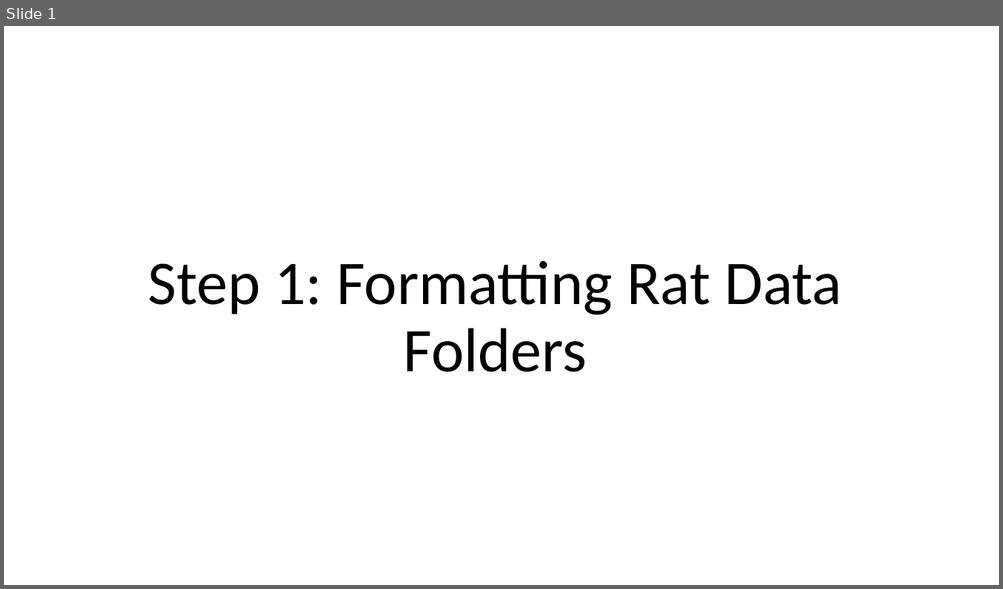
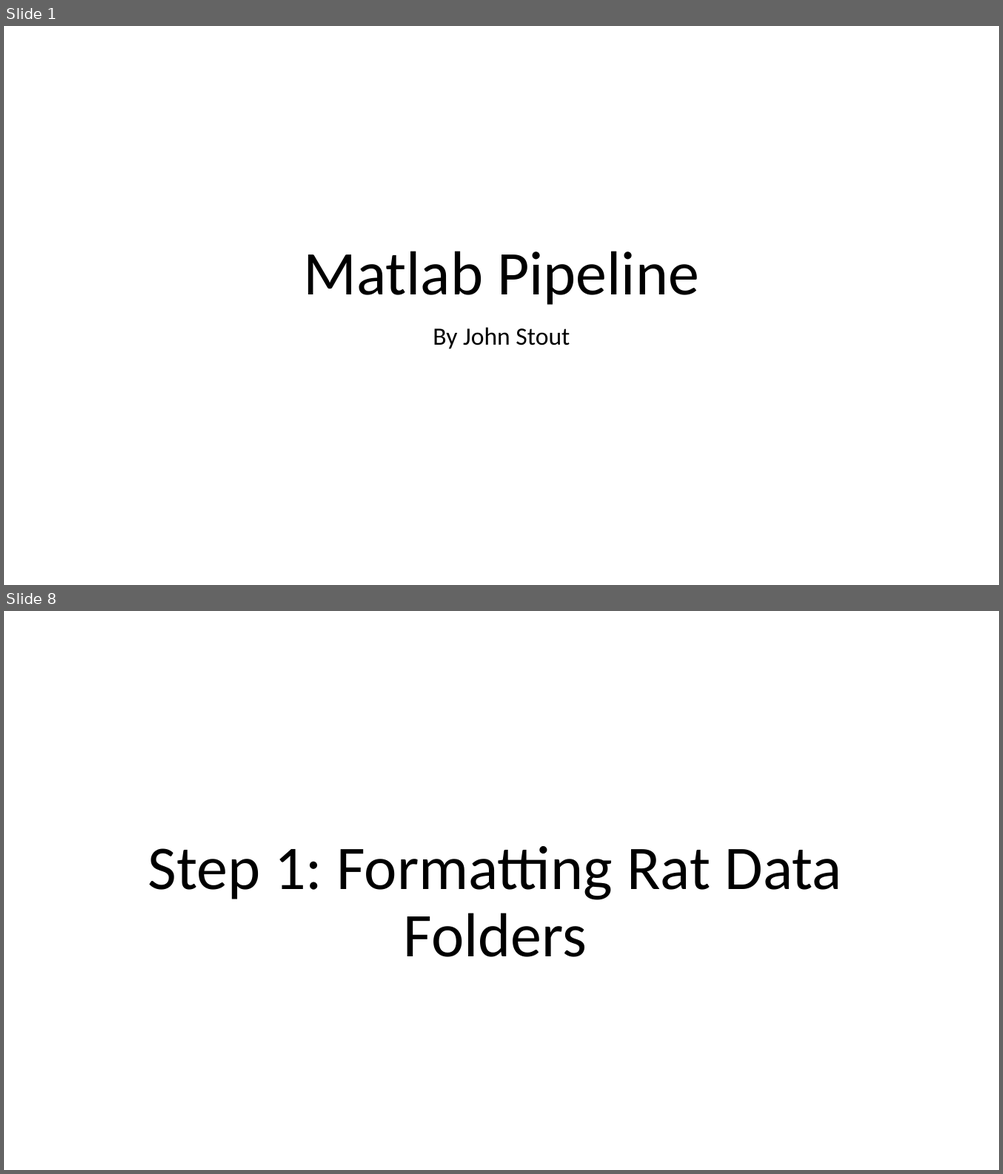
Before and after one commit to GriffinLabCode/GriffinCode, a slide deck: 1. Matlab Pipeline/Using the Matlab Pipeline.pptx. Shown one above the other, each under a label of ours: slide 1 before the commit, slides 1 and 8 after it; the slides between them are not shown. The pictures are 1003x589 and 1003x1174 pixels, drawn with LibreOffice and Linux fonts; fonts in the diff are those of the drawing. Boxes give left, top, right and bottom in pixels: in the first picture for what was removed or moved away, otherwise in the second. Text is boxed around its words. In the diff, an @@ line names an element or a change of style, - is before the commit and + after.

```diff
--- a/1. Matlab Pipeline/Using the Matlab Pipeline.pptx
+++ b/1. Matlab Pipeline/Using the Matlab Pipeline.pptx
@@ slide 1 added at box(4, 26, 999, 585), background #FFFFFF @@
@@ title added at box(303, 251, 699, 305), 60 pt, text #000000 @@
+Matlab Pipeline
@@ subtitle added at box(432, 327, 569, 349), 24 pt, text #000000 @@
+By John Stout
@@ what was slide 1 is now slide 8 @@
```
Also in this commit, not shown: 3 slides changed, 14 other slides added, 34 other files.
